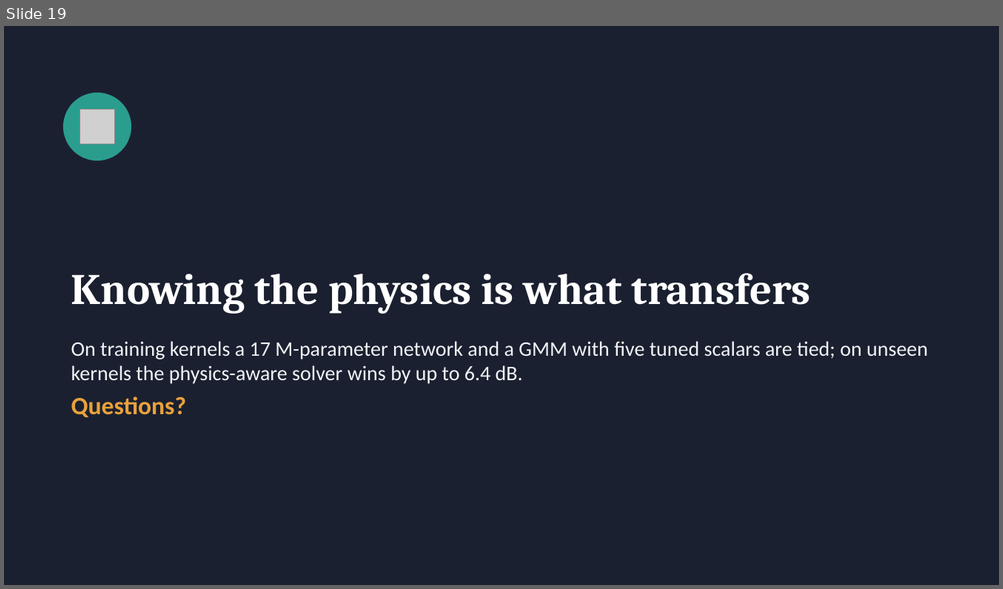
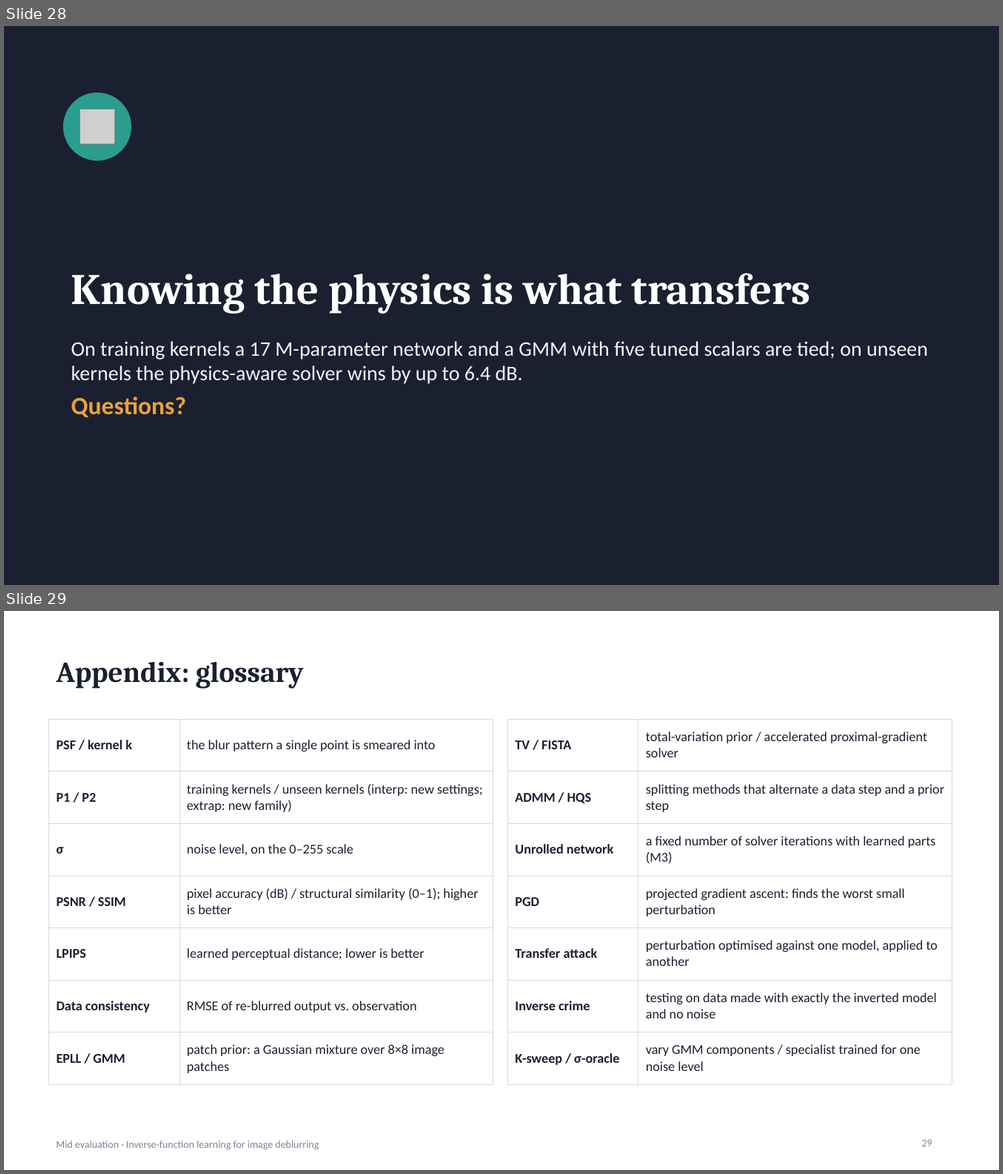
Before and after one commit to suryamanoj4/Inverse-Deblur, a slide deck: report/mid_evaluation.pptx. Shown one above the other, each under a label of ours: slide 19 before the commit, slides 28 and 29 after it. The pictures are 1003x589 and 1003x1174 pixels, drawn with LibreOffice and Linux fonts; fonts in the diff are those of the drawing; grey boxes stand for pictures. Boxes give left, top, right and bottom in pixels: in the first picture for what was removed or moved away, otherwise in the second. Text is boxed around its words. In the diff, an @@ line names an element or a change of style, - is before the commit and + after.

```diff
--- a/report/mid_evaluation.pptx
+++ b/report/mid_evaluation.pptx
@@ slide 29 added at [4,611,999,1170], background #FFFFFF @@
@@ title added at [56,661,304,689], 28 pt, text #1B2030, bold @@
+Appendix: glossary
@@ table added at [48,719,492,1076], 7 rows, 2 columns @@
+PSF / kernel k | the blur pattern a single point is smeared into
+P1 / P2 | training kernels / unseen kernels (interp: new settings; extrap: new family)
+σ | noise level, on the 0–255 scale
+PSNR / SSIM | pixel accuracy (dB) / structural similarity (0–1); higher is better
+LPIPS | learned perceptual distance; lower is better
+Data consistency | RMSE of re-blurred output vs. observation
+EPLL / GMM | patch prior: a Gaussian mixture over 8×8 image patches
@@ table added at [508,719,951,1074], 7 rows, 2 columns @@
+TV / FISTA | total-variation prior / accelerated proximal-gradient solver
+ADMM / HQS | splitting methods that alternate a data step and a prior step
+Unrolled network | a fixed number of solver iterations with learned parts (M3)
+PGD | projected gradient ascent: finds the worst small perturbation
+Transfer attack | perturbation optimised against one model, applied to another
+Inverse crime | testing on data made with exactly the inverted model and no noise
+K-sweep / σ-oracle | vary GMM components / specialist trained for one noise level
@@ text added at [56,1141,318,1150], 10 pt, text #7A8699 @@
+Mid evaluation · Inverse-function learning for image deblurring
@@ page number added at [922,1140,932,1147], 10 pt, text #7A8699 @@
+29
@@ what was slide 19 is now slide 28 @@
```
Also in this commit, not shown: 3 slides changed, 9 other slides added, 7 other files.
